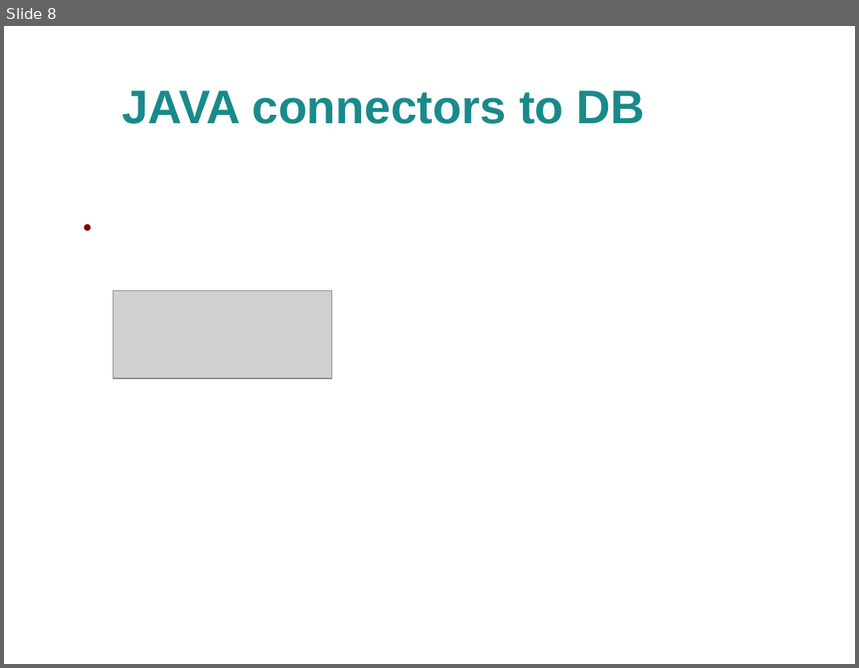
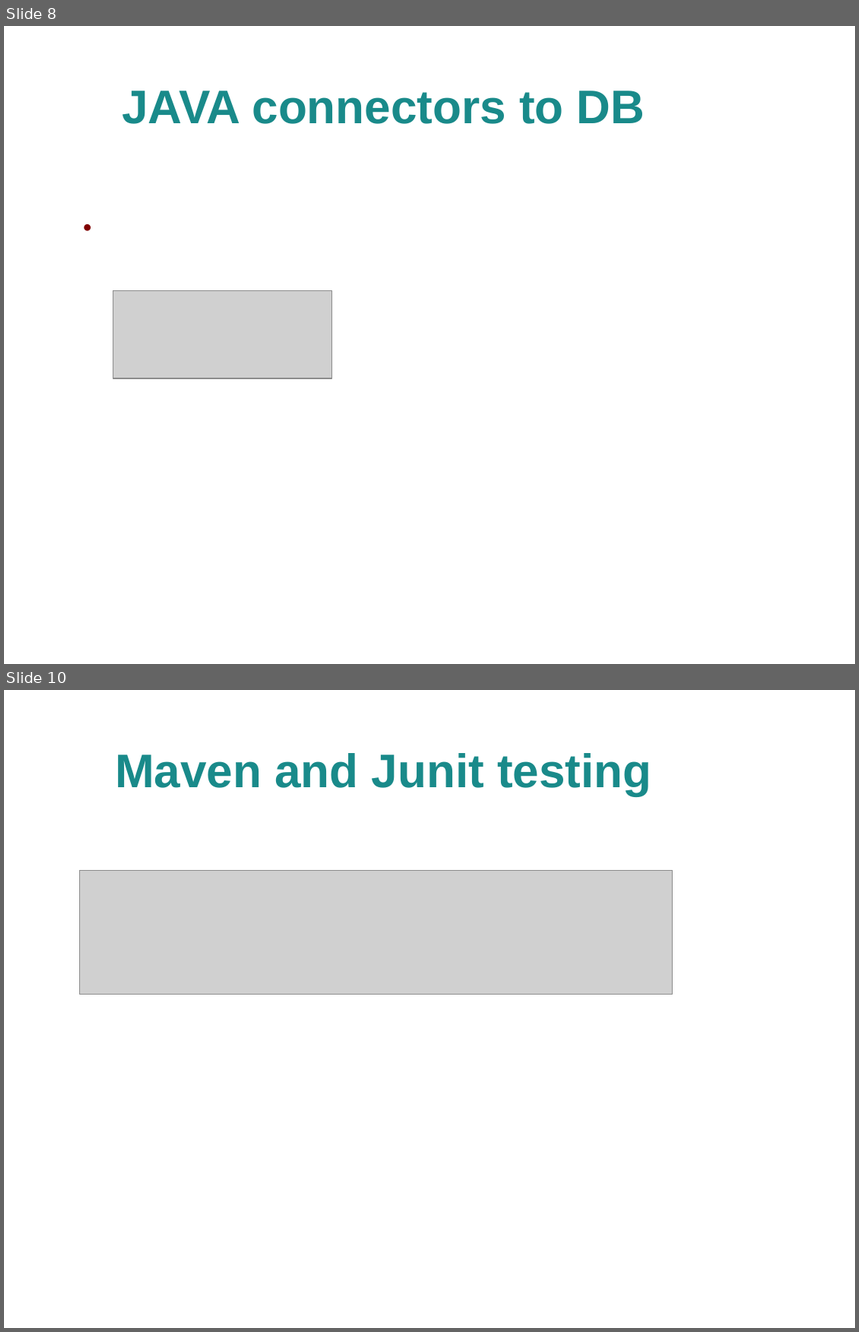
Before and after one commit to voytus/IMS-Starter, a slide deck: Documentation/presentation.odp. Shown one above the other, each under a label of ours: slide 8 before the commit, slides 8 and 10 after it; the slides between them are not shown. The pictures are 859x668 and 859x1332 pixels, drawn with LibreOffice and Linux fonts; fonts in the diff are those of the drawing; grey boxes stand for pictures; background and template pictures are left out. Boxes give left, top, right and bottom in pixels: in the first picture for what was removed or moved away, otherwise in the second. Text is boxed around its words. In the diff, an @@ line names an element or a change of style, - is before the commit and + after.

```diff
--- a/Documentation/presentation.odp
+++ b/Documentation/presentation.odp
@@ slide 10 added at <box>4,690,855,1328</box>, background picture (left out) @@
@@ title added at <box>115,753,652,796</box>, 44 pt, text #198A8A, bold @@
+Maven and Junit testing
@@ picture added at <box>80,871,673,994</box> @@
```
Also in this commit, not shown: 3 slides changed, 1 other slide added, 1 slide removed.
